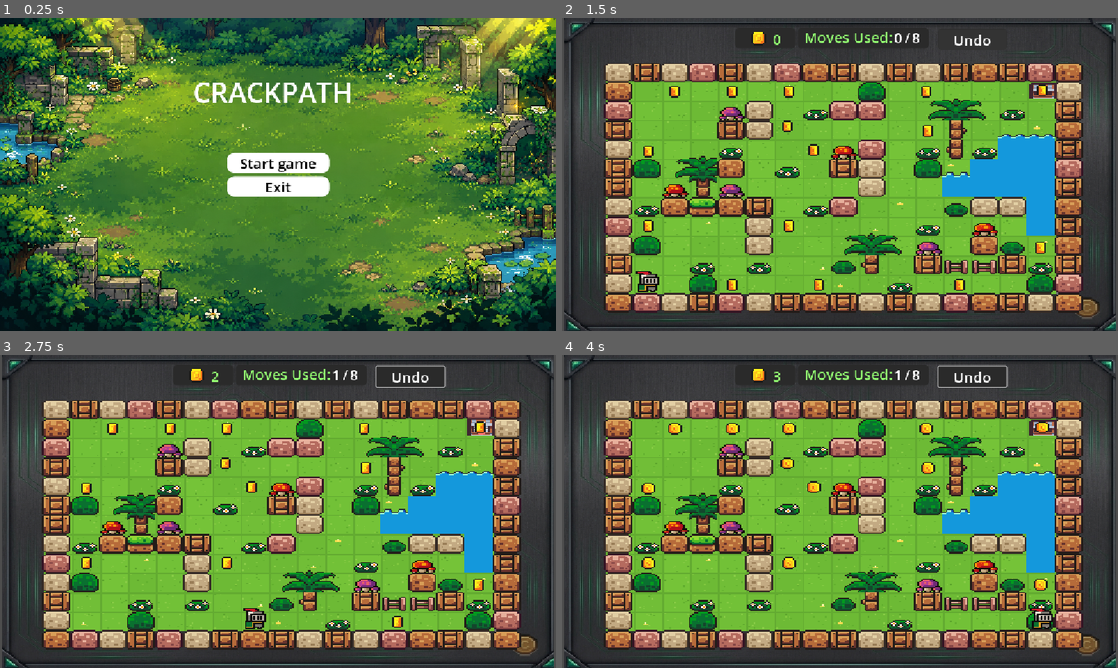
Above: before the commit, frames 1-4 (two rows, left to right).
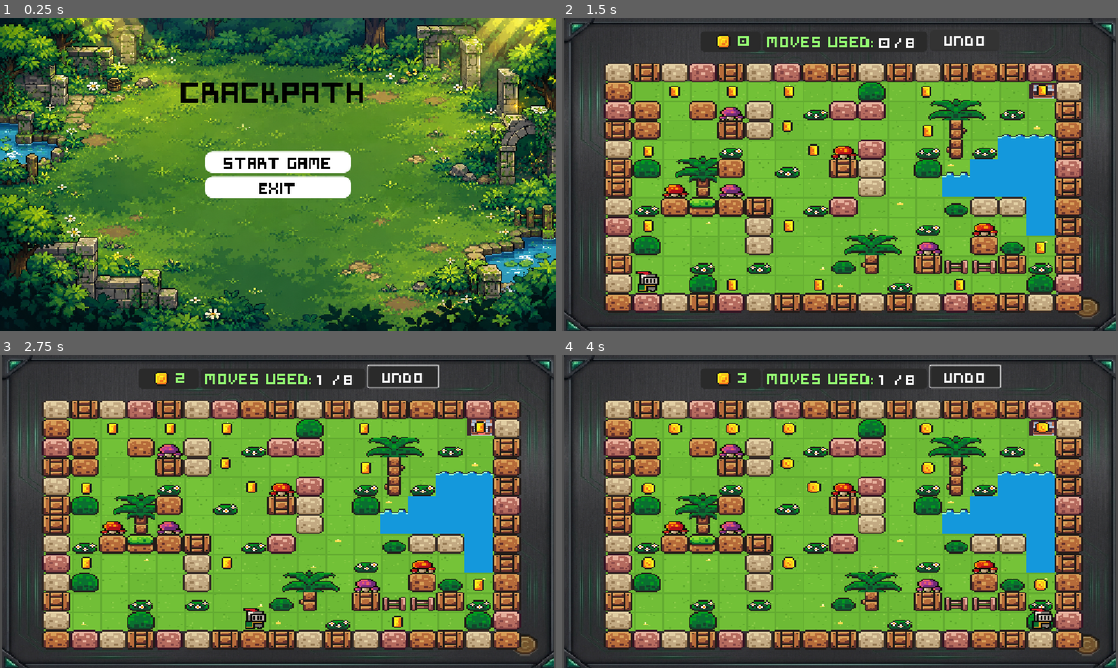
Above: after the commit, the same moments.

Repository: Anubhav2923/crackpath-godot
Game: Godot game, scene res://scenes/main_menu.tscn
Same seed, same stepped clock (60 frames per second), same inputs: the game is played once before the commit and once after it.
Inputs (mouse positions are in pixels of both pictures, inside the frame that each line leads up to):
- Up to frame 1 (0.25 s): no input
- Up to frame 2 (1.5 s): click "Start game" at 0.5 s; click "Undo" at 1.25 s
- Up to frame 3 (2.75 s): tap Enter at 2 s; move the mouse to (400, 495) at 2.02 s; hold Right from 2.03 s (still down); click (400, 495) at 2.17 s
- Up to frame 4 (4 s): release Right at 2.75 s; drag from (728, 527) to (1045, 426) at 2.77 s; move the mouse to (895, 442) at 3.52 s; hold Right from 3.53 s (still down)

The runs differ from the first frame. In frame 1, 3.3% of the frame differs, in the area x 32-66%, y 20-58%; in frame 2, 1.8%; in frame 3, 2.1%; in frame 4, 2.1%.

Commit message:
Feat: implemented sound fixed ui Home and replay button

Diff:
--- /dev/null
+++ b/default_bus_layout.tres
@@ -0,0 +1,15 @@
+[gd_resource type="AudioBusLayout" format=3 uid="uid://choxcy21dk1rw"]
+
+[resource]
+bus/1/name = &"Music"
+bus/1/solo = false
+bus/1/mute = false
+bus/1/bypass_fx = false
+bus/1/volume_db = 0.46499825
+bus/1/send = &"Master"
+bus/2/name = &"SFX"
+bus/2/solo = false
+bus/2/mute = false
+bus/2/bypass_fx = false
+bus/2/volume_db = 0.0
+bus/2/send = &"Master"
--- a/project.godot
+++ b/project.godot
@@ -14,6 +14,14 @@
 run/main_scene="uid://puiiundh2pea"
 config/features=PackedStringArray("4.7", "Mobile")
 config/icon="res://icon.svg"
+
+[audio]
+
+buses/default_bus_layout="uid://choxcy21dk1rw"
+
+[autoload]
+
+Music="*uid://d2nhytxuvqxpd"
 
 [display]
 
--- a/scenes/Level_UI_scene/coin_move_undo_ui.tscn
+++ b/scenes/Level_UI_scene/coin_move_undo_ui.tscn
@@ -2,6 +2,7 @@
 
 [ext_resource type="Script" uid="uid://db0afgrh1pp5l" path="res://scripts/coin_move_undo_ui.gd" id="1_84qwg"]
 [ext_resource type="Texture2D" uid="uid://b31xgeqicf0lb" path="res://assets/sprites/coin.png" id="1_fb7q1"]
+[ext_resource type="FontFile" uid="uid://diwfruuph0jlv" path="res://assets/Symtext.ttf" id="2_33lsd"]
 
 [sub_resource type="StyleBoxFlat" id="StyleBoxFlat_ph3tt"]
 bg_color = Color(0.16470589, 0.16470589, 0.16470589, 1)
@@ -37,47 +38,51 @@
 layout_mode = 0
 offset_left = -51.0
 offset_top = -10.0
-offset_right = 221.0
+offset_right = 290.0
 offset_bottom = 32.0
 theme_override_styles/panel = SubResource("StyleBoxFlat_ph3tt")
 
 [node name="Label" type="Label" parent="moves_used" unique_id=316658693]
 layout_mode = 0
-offset_left = -45.0
+offset_left = -55.0
 offset_top = -13.0
-offset_right = 154.0
-offset_bottom = 29.0
+offset_right = 205.0
+offset_bottom = 32.0
 theme_override_colors/font_color = Color(0.57892233, 0.9999998, 0.4480338, 1)
+theme_override_fonts/font = ExtResource("2_33lsd")
 theme_override_font_sizes/font_size = 30
 text = " Moves Used: "
 vertical_alignment = 1
 
 [node name="current_move" type="Label" parent="moves_used" unique_id=837770059]
 layout_mode = 0
-offset_left = 149.0
+offset_left = 190.0
 offset_top = -12.0
-offset_right = 166.0
-offset_bottom = 30.0
+offset_right = 216.0
+offset_bottom = 33.0
+theme_override_fonts/font = ExtResource("2_33lsd")
 theme_override_font_sizes/font_size = 30
 text = "0"
 vertical_alignment = 1
 
 [node name="total_moves" type="Label" parent="moves_used" unique_id=76039867]
 layout_mode = 0
-offset_left = 186.0
+offset_left = 246.0
 offset_top = -12.0
-offset_right = 220.0
-offset_bottom = 30.0
+offset_right = 280.0
+offset_bottom = 33.0
+theme_override_fonts/font = ExtResource("2_33lsd")
 theme_override_font_sizes/font_size = 30
 text = "8"
 vertical_alignment = 1
 
 [node name="slash" type="Label" parent="moves_used" unique_id=683643198]
 layout_mode = 0
-offset_left = 171.0
+offset_left = 222.0
 offset_top = -12.0
-offset_right = 183.0
-offset_bottom = 30.0
+offset_right = 240.0
+offset_bottom = 33.0
+theme_override_fonts/font = ExtResource("2_33lsd")
 theme_override_font_sizes/font_size = 30
 text = "/"
 vertical_alignment = 1
@@ -107,10 +112,10 @@
 [node name="Label" type="Label" parent="Coin_UI" unique_id=399744260]
 layout_mode = 0
 offset_left = 43.0
-offset_top = 6.0
-offset_right = 49.0
-offset_bottom = 18.0
+offset_right = 69.0
+offset_bottom = 45.0
 theme_override_colors/font_color = Color(0.57892233, 0.9999998, 0.4480338, 1)
+theme_override_fonts/font = ExtResource("2_33lsd")
 theme_override_font_sizes/font_size = 30
 text = "0"
 vertical_alignment = 1
--- a/scenes/coin.tscn
+++ b/scenes/coin.tscn
@@ -2,6 +2,7 @@
 
 [ext_resource type="Script" uid="uid://bxu6dr3cxwc8e" path="res://scripts/coin.gd" id="1_i64fm"]
 [ext_resource type="Texture2D" uid="uid://b31xgeqicf0lb" path="res://assets/sprites/coin.png" id="1_rwqht"]
+[ext_resource type="AudioStream" uid="uid://b8tvfwlr00kuv" path="res://assets/coin.wav" id="3_11l1o"]
 
 [sub_resource type="AtlasTexture" id="AtlasTexture_i64fm"]
 atlas = ExtResource("1_rwqht")
@@ -98,6 +99,104 @@
 [sub_resource type="CircleShape2D" id="CircleShape2D_ph3tt"]
 radius = 4.0
 
+[sub_resource type="Animation" id="Animation_11l1o"]
+length = 0.001
+tracks/0/type = "value"
+tracks/0/imported = false
+tracks/0/enabled = true
+tracks/0/path = NodePath("AnimatedSprite2D:visible")
+tracks/0/interp = 1
+tracks/0/loop_wrap = true
+tracks/0/keys = {
+"times": PackedFloat32Array(0),
+"transitions": PackedFloat32Array(1),
+"update": 1,
+"values": [true]
+}
+tracks/1/type = "value"
+tracks/1/imported = false
+tracks/1/enabled = true
+tracks/1/path = NodePath("CollisionShape2D:disabled")
+tracks/1/interp = 1
+tracks/1/loop_wrap = true
+tracks/1/keys = {
+"times": PackedFloat32Array(0),
+"transitions": PackedFloat32Array(1),
+"update": 1,
+"values": [false]
+}
+tracks/2/type = "value"
+tracks/2/imported = false
+tracks/2/enabled = true
+tracks/2/path = NodePath("PickupSound:playing")
+tracks/2/interp = 1
+tracks/2/loop_wrap = true
+tracks/2/keys = {
+"times": PackedFloat32Array(0),
+"transitions": PackedFloat32Array(1),
+"update": 1,
+"values": [false]
+}
+
+[sub_resource type="Animation" id="Animation_d14el"]
+resource_name = "pickup_animation"
+tracks/0/type = "value"
+tracks/0/imported = false
+tracks/0/enabled = true
+tracks/0/path = NodePath("AnimatedSprite2D:visible")
+tracks/0/interp = 1
+tracks/0/loop_wrap = true
+tracks/0/keys = {
+"times": PackedFloat32Array(0),
+"transitions": PackedFloat32Array(1),
+"update": 1,
+"values": [false]
+}
+tracks/1/type = "value"
+tracks/1/imported = false
+tracks/1/enabled = true
+tracks/1/path = NodePath("CollisionShape2D:disabled")
+tracks/1/interp = 1
+tracks/1/loop_wrap = true
+tracks/1/keys = {
+"times": PackedFloat32Array(0),
+"transitions": PackedFloat32Array(1),
+"update": 1,
+"values": [true]
+}
+tracks/2/type = "value"
+tracks/2/imported = false
+tracks/2/enabled = true
+tracks/2/path = NodePath("PickupSound:playing")
+tracks/2/interp = 1
+tracks/2/loop_wrap = true
+tracks/2/keys = {
+"times": PackedFloat32Array(0),
+"transitions": PackedFloat32Array(1),
+"update": 1,
+"values": [true]
+}
+tracks/3/type = "method"
+tracks/3/imported = false
+tracks/3/enabled = true
+tracks/3/path = NodePath(".")
+tracks/3/interp = 1
+tracks/3/loop_wrap = true
+tracks/3/keys = {
+"times": PackedFloat32Array(1),
+"transitions": PackedFloat32Array(1),
+"values": [{
+"args": [],
+"method": &"queue_redraw"
+}]
+}
+
+[sub_resource type="AnimationLibrary" id="AnimationLibrary_1ikuy"]
+_data = {
+&"RESET": SubResource("Animation_11l1o"),
+&"pickup_animation": SubResource("Animation_d14el")
+}
+
 [node name="Coin" type="Area2D" unique_id=1088366165]
 collision_mask = 2
 script = ExtResource("1_i64fm")
@@ -110,4 +209,12 @@
 [node name="CollisionShape2D" type="CollisionShape2D" parent="." unique_id=1031425074]
 shape = SubResource("CircleShape2D_ph3tt")
 
+[node name="PickupSound" type="AudioStreamPlayer2D" parent="." unique_id=1134835921]
+stream = ExtResource("3_11l1o")
+bus = &"SFX"
+
+[node name="AnimationPlayer" type="AnimationPlayer" parent="." unique_id=942633490]
+libraries/ = SubResource("AnimationLibrary_1ikuy")
+
 [connection signal="body_entered" from="." to="." method="_on_body_entered"]
+[connection signal="animation_finished" from="AnimationPlayer" to="." method="_on_animation_player_animation_finished"]
--- a/scenes/level_1.tscn
+++ b/scenes/level_1.tscn
@@ -190,7 +190,7 @@
 
 [node name="TileMapLayer" type="TileMapLayer" parent="." unique_id=997372797]
 position = Vector2(25, 54.000008)
-tile_map_data = PackedByteArray("AAADAAkAAAABAAYAAAALAAEAAAA …(2128 unchanged characters)… CAAEAAAAKAP//AAAHAAMAAAALAP//AAACAAEAAAA=")
+tile_map_data = PackedByteArray("AAADAAkAAAABAAYAAAALAAEAAAA …(2128 unchanged characters)… CAAEAAAAKAP//AAAHAAMAAAALAP//AAACAAEAAAABAAEAAAAAAAEAAAADAAEAAAAAAAEAAAABAAIAAAAAAAEAAAA=")
 tile_set = SubResource("TileSet_gkh53")
 
 [node name="GrassTile" type="Sprite2D" parent="TileMapLayer" unique_id=195326231]
@@ -262,10 +262,10 @@
 
 [node name="HBoxContainer" type="HBoxContainer" parent="CanvasLayer/Control" unique_id=1326907828]
 layout_mode = 1
-offset_left = 538.0
-offset_top = 310.0
-offset_right = 778.0
-offset_bottom = 334.0
+offset_left = 466.0
+offset_top = 317.0
+offset_right = 706.0
+offset_bottom = 341.0
 theme_override_constants/separation = 8
 
 [node name="coin_ui2" parent="CanvasLayer/Control/HBoxContainer" unique_id=131787990 instance=ExtResource("8_e3sih")]
@@ -273,10 +273,10 @@
 
 [node name="Undo_UI" parent="CanvasLayer/Control" unique_id=1633223132 instance=ExtResource("8_2y5yt")]
 layout_mode = 1
-offset_left = -373.0
-offset_top = 22.0
-offset_right = -230.0
-offset_bottom = 70.0
+offset_left = -389.0
+offset_top = 26.0
+offset_right = -246.0
+offset_bottom = 74.0
 
 [node name="GameBgTexture" type="Sprite2D" parent="." unique_id=1501144447]
 z_index = -2
--- a/scenes/level_2.tscn
+++ b/scenes/level_2.tscn
@@ -287,9 +287,9 @@
 
 [node name="HBoxContainer" type="HBoxContainer" parent="CanvasLayer/Control" unique_id=1445821895]
 layout_mode = 1
-offset_left = 532.0
+offset_left = 461.0
 offset_top = 263.0
-offset_right = 772.0
+offset_right = 701.0
 offset_bottom = 287.0
 theme_override_constants/separation = 8
 
@@ -298,10 +298,10 @@
 
 [node name="Undo_UI" parent="CanvasLayer/Control" unique_id=1633223132 instance=ExtResource("8_que50")]
 layout_mode = 1
-offset_left = -379.0
-offset_top = -24.999992
-offset_right = -236.0
-offset_bottom = 23.000008
+offset_left = -396.0
+offset_top = -27.999992
+offset_right = -253.0
+offset_bottom = 20.000008
 
 [node name="Sprite2D" type="Sprite2D" parent="." unique_id=726364862]
 z_index = -2
--- a/scenes/main_menu.tscn
+++ b/scenes/main_menu.tscn
@@ -2,6 +2,7 @@
 
 [ext_resource type="Script" uid="uid://cqpmbmg3et6fy" path="res://scripts/main_menu.gd" id="1_ekxnf"]
 [ext_resource type="Texture2D" uid="uid://cc35j0q7njuym" path="res://assets/textures/bg_mainMenu.png" id="1_l6cm7"]
+[ext_resource type="FontFile" uid="uid://diwfruuph0jlv" path="res://assets/Symtext.ttf" id="3_bqqt6"]
 
 [sub_resource type="StyleBoxTexture" id="StyleBoxTexture_ph3tt"]
 texture = ExtResource("1_l6cm7")
@@ -61,16 +62,18 @@
 layout_mode = 2
 size_flags_vertical = 3
 theme_override_colors/font_color = Color(0, 0, 0, 1)
+theme_override_fonts/font = ExtResource("3_bqqt6")
 theme_override_font_sizes/font_size = 30
 theme_override_styles/normal = SubResource("StyleBoxFlat_ph3tt")
 theme_override_styles/pressed = SubResource("StyleBoxFlat_ph3tt")
 theme_override_styles/hover = SubResource("StyleBoxFlat_l6cm7")
-text = "Start game"
+text = "   Start game   "
 
 [node name="Button2" type="Button" parent="VBoxContainer" unique_id=2076021722]
 layout_mode = 2
 size_flags_vertical = 3
 theme_override_colors/font_color = Color(0, 0, 0, 1)
+theme_override_fonts/font = ExtResource("3_bqqt6")
 theme_override_font_sizes/font_size = 30
 theme_override_styles/normal = SubResource("StyleBoxFlat_ph3tt")
 theme_override_styles/pressed = SubResource("StyleBoxFlat_ph3tt")
@@ -85,12 +88,14 @@
 anchor_top = 0.5
 anchor_right = 0.5
 anchor_bottom = 0.5
-offset_left = -247.0
-offset_top = -209.0
-offset_right = 226.0
-offset_bottom = -50.0
+offset_left = -244.0
+offset_top = -215.0
+offset_right = 229.0
+offset_bottom = -44.0
 grow_horizontal = 2
 grow_vertical = 2
+theme_override_colors/font_color = Color(0, 0, 0, 1)
+theme_override_fonts/font = ExtResource("3_bqqt6")
 theme_override_font_sizes/font_size = 57
 text = "CRACKPATH
 "
--- /dev/null
+++ b/scenes/music.tscn
@@ -0,0 +1,8 @@
+[gd_scene format=3 uid="uid://d2nhytxuvqxpd"]
+
+[ext_resource type="AudioStream" uid="uid://b58wvs5ppefvh" path="res://assets/music/time_for_adventure.mp3" id="1_05ggv"]
+
+[node name="Music" type="AudioStreamPlayer2D" unique_id=2073007395]
+stream = ExtResource("1_05ggv")
+autoplay = true
+bus = &"Music"
--- a/scenes/undo_ui.tscn
+++ b/scenes/undo_ui.tscn
@@ -1,6 +1,7 @@
 [gd_scene format=3 uid="uid://bfls6h7k6mbgr"]
 
 [ext_resource type="Script" uid="uid://cn6m13ivnalry" path="res://scripts/undo_ui.gd" id="1_dppm5"]
+[ext_resource type="FontFile" uid="uid://diwfruuph0jlv" path="res://assets/Symtext.ttf" id="2_dppm5"]
 
 [sub_resource type="StyleBoxFlat" id="StyleBoxFlat_ph3tt"]
 bg_color = Color(0.16470589, 0.16470589, 0.16470589, 1)
@@ -10,6 +11,8 @@
 corner_radius_bottom_left = 8
 
 [sub_resource type="StyleBoxEmpty" id="StyleBoxEmpty_c8q66"]
+
+[sub_resource type="StyleBoxEmpty" id="StyleBoxEmpty_6cvei"]
 
 [node name="Undo_UI" type="Control" unique_id=1633223132]
 layout_mode = 3
@@ -25,7 +28,8 @@
 anchor_left = 1.0
 anchor_right = 1.0
 offset_left = -143.0
-offset_bottom = 44.0
+offset_top = -1.0
+offset_bottom = 43.0
 grow_horizontal = 0
 theme_override_styles/panel = SubResource("StyleBoxFlat_ph3tt")
 
@@ -34,13 +38,15 @@
 anchors_preset = 1
 anchor_left = 1.0
 anchor_right = 1.0
-offset_left = -142.0
-offset_top = 2.0
-offset_right = -1.0
-offset_bottom = 44.0
+offset_left = -143.0
+offset_top = -4.0
+offset_right = 2.0
+offset_bottom = 41.0
 grow_horizontal = 0
+theme_override_fonts/font = ExtResource("2_dppm5")
 theme_override_font_sizes/font_size = 30
 theme_override_styles/normal = SubResource("StyleBoxEmpty_c8q66")
+theme_override_styles/pressed = SubResource("StyleBoxEmpty_6cvei")
 text = "Undo"
 
 [connection signal="pressed" from="Button" to="." method="_on_undo_pressed"]
--- a/scenes/win_screen.tscn
+++ b/scenes/win_screen.tscn
@@ -1,21 +1,29 @@
 [gd_scene format=3 uid="uid://cus6vlt1hdpvf"]
 
-[ext_resource type="Script" uid="uid://cv80qfx7sjcnm" path="res://scripts/send_to_next_level.gd" id="1_erk2x"]
+[ext_resource type="FontFile" uid="uid://diwfruuph0jlv" path="res://assets/Symtext.ttf" id="1_2l6cc"]
+[ext_resource type="Script" uid="uid://b1b8bveun5q8x" path="res://scripts/win_screen.gd" id="1_win"]
 [ext_resource type="Texture2D" uid="uid://btppw2n46lsjk" path="res://assets/textures/winner.png" id="1_wv5lq"]
 
 [sub_resource type="StyleBoxFlat" id="StyleBoxFlat_mc1ug"]
 bg_color = Color(0.021434633, 0.021434639, 0.021434614, 1)
 
 [sub_resource type="StyleBoxFlat" id="StyleBoxFlat_c8q66"]
-bg_color = Color(0.21751276, 0.758504, 0.8213124, 1)
+bg_color = Color(0.2985773, 0.75516886, 0.7731432, 1)
+
+[sub_resource type="StyleBoxFlat" id="StyleBoxFlat_58rgy"]
+bg_color = Color(1, 1, 1, 1)
+
+[sub_resource type="StyleBoxEmpty" id="StyleBoxEmpty_sshqy"]
 
 [node name="winScreen" type="Control" unique_id=384882016]
+process_mode = 3
 layout_mode = 3
 anchors_preset = 15
 anchor_right = 1.0
 anchor_bottom = 1.0
 grow_horizontal = 2
 grow_vertical = 2
+script = ExtResource("1_win")
 
 [node name="Panel" type="Panel" parent="." unique_id=1648025860]
 layout_mode = 1
@@ -27,7 +35,7 @@
 offset_left = -147.5
 offset_top = -116.5
 offset_right = 147.5
-offset_bottom = 116.5
+offset_bottom = 148.0
 grow_horizontal = 2
 grow_vertical = 2
 theme_override_styles/panel = SubResource("StyleBoxFlat_mc1ug")
@@ -39,12 +47,13 @@
 anchor_top = 0.5
 anchor_right = 0.5
 anchor_bottom = 0.5
-offset_left = -130.0
-offset_top = -68.0
-offset_right = 137.0
-offset_bottom = -31.5
+offset_left = -129.0
+offset_top = -106.0
+offset_right = 138.0
+offset_bottom = -69.5
 grow_horizontal = 2
 grow_vertical = 2
+theme_override_fonts/font = ExtResource("1_2l6cc")
 text = "Congratualions!"
 horizontal_alignment = 1
 vertical_alignment = 1
@@ -56,12 +65,13 @@
 anchor_top = 0.5
 anchor_right = 0.5
 anchor_bottom = 0.5
-offset_left = -36.0
-offset_top = -39.0
-offset_right = 42.0
-offset_bottom = -2.5
+offset_left = -35.0
+offset_top = -77.0
+offset_right = 43.0
+offset_bottom = -40.5
 grow_horizontal = 2
 grow_vertical = 2
+theme_override_fonts/font = ExtResource("1_2l6cc")
 text = "You Win"
 horizontal_alignment = 1
 vertical_alignment = 1
@@ -73,18 +83,60 @@
 anchor_top = 0.5
 anchor_right = 0.5
 anchor_bottom = 0.5
-offset_left = -47.0
-offset_top = 59.0
-offset_right = 45.0
-offset_bottom = 90.0
+offset_left = -68.0
+offset_top = 58.0
+offset_right = 75.0
+offset_bottom = 89.0
 grow_horizontal = 2
 grow_vertical = 2
 theme_override_colors/font_color = Color(0, 0, 0, 1)
+theme_override_fonts/font = ExtResource("1_2l6cc")
 theme_override_styles/normal = SubResource("StyleBoxFlat_c8q66")
-text = "Next Level"
-script = ExtResource("1_erk2x")
+text = "  Next Level  "
+
+[node name="Replay_button" type="Button" parent="." unique_id=221733826]
+layout_mode = 1
+anchors_preset = 8
+anchor_left = 0.5
+anchor_top = 0.5
+anchor_right = 0.5
+anchor_bottom = 0.5
+offset_left = -49.0
+offset_top = 21.0
+offset_right = 51.0
+offset_bottom = 52.0
+grow_horizontal = 2
+grow_vertical = 2
+theme_override_colors/font_color = Color(0, 0, 0, 1)
+theme_override_fonts/font = ExtResource("1_2l6cc")
+theme_override_styles/normal = SubResource("StyleBoxFlat_58rgy")
+theme_override_styles/pressed = SubResource("StyleBoxEmpty_sshqy")
+text = "Replay"
+
+[node name="mainMenu" type="Button" parent="." unique_id=1560124561]
+layout_mode = 1
+anchors_preset = 8
+anchor_left = 0.5
+anchor_top = 0.5
+anchor_right = 0.5
+anchor_bottom = 0.5
+offset_left = -45.0
+offset_top = 96.0
+offset_right = 55.0
+offset_bottom = 127.0
+grow_horizontal = 2
+grow_vertical = 2
+theme_override_colors/font_color = Color(0, 0, 0, 1)
+theme_override_fonts/font = ExtResource("1_2l6cc")
+theme_override_styles/normal = SubResource("StyleBoxFlat_58rgy")
+theme_override_styles/pressed = SubResource("StyleBoxEmpty_sshqy")
+text = "Home"
 
 [node name="WinnerPng" type="Sprite2D" parent="." unique_id=1673721294]
-position = Vector2(576, 346)
+position = Vector2(577, 308)
 scale = Vector2(0.103515625, 0.07421875)
 texture = ExtResource("1_wv5lq")
+
+[connection signal="pressed" from="nextLevel" to="." method="_on_next_level_pressed"]
+[connection signal="pressed" from="Replay_button" to="." method="_on_replay_button_pressed"]
+[connection signal="pressed" from="mainMenu" to="." method="_on_main_menu_pressed"]
--- a/scripts/change_level.gd
+++ b/scripts/change_level.gd
@@ -56,6 +56,7 @@
 	# Add to a CanvasLayer so the overlay renders in screen space,
 	# not world space. Without this, Camera2D zoom makes it invisible.
 	var canvas := CanvasLayer.new()
+	canvas.process_mode = Node.PROCESS_MODE_ALWAYS
 	canvas.layer = 10  # Render on top of everything else.
 	get_tree().current_scene.add_child(canvas)
 
--- a/scripts/coin.gd
+++ b/scripts/coin.gd
@@ -2,12 +2,23 @@
 extends Area2D
 
 @export var value: int = 1
+
+@onready var animation_player: AnimationPlayer = $AnimationPlayer
+@onready var pickup_sound: Node = get_node_or_null("PickupSound")
 
 var _collected: bool = false
 
 
 func _ready() -> void:
 	add_to_group("coins")
+
+	# Connect collision detection only once.
+	if not body_entered.is_connected(_on_body_entered):
+		body_entered.connect(_on_body_entered)
+
+	# Connect animation finished callback.
+	if not animation_player.animation_finished.is_connected(_on_animation_player_animation_finished):
+		animation_player.animation_finished.connect(_on_animation_player_animation_finished)
 
 
 func _on_body_entered(body: Node2D) -> void:
@@ -19,13 +30,37 @@
 
 	_collected = true
 	set_deferred("monitoring", false)
-	visible = false
 
+	# Play the pickup animation.
+	if animation_player.has_animation(&"pickup_animation"):
+		animation_player.play(&"pickup_animation")
+	elif animation_player.has_animation(&"pickup_annimation"):
+		animation_player.play(&"pickup_annimation")
+	else:
+		visible = false
+
+	# Update the player's coin counter and record this coin for Undo.
 	if body.has_method("collect_coin"):
 		body.call("collect_coin", value, self)
 
 
+func _on_animation_player_animation_finished(animation_name: StringName) -> void:
+	if _collected:
+		visible = false
+
+
+func _on_animation_finished(animation_name: StringName) -> void:
+	if _collected:
+		visible = false
+
+
 func restore_coin() -> void:
 	_collected = false
+	animation_player.stop()
+
+	if animation_player.has_animation(&"RESET"):
+		animation_player.play(&"RESET")
+
 	visible = true
+	$AnimatedSprite2D.visible = true
 	set_deferred("monitoring", true)
--- a/scripts/level_controller.gd
+++ b/scripts/level_controller.gd
@@ -93,7 +93,9 @@
 		return
 
 	if next_level_path.is_empty():
-		push_error("Set the Next Level Path in the Level Controller Inspector.")
+		push_warning("Next level path is not set; returning to main menu.")
+		get_tree().paused = false
+		get_tree().change_scene_to_file("res://scenes/main_menu.tscn")
 		return
 
 	# Unpause the game before loading the next scene.
--- a/scripts/win_screen.gd
+++ b/scripts/win_screen.gd
@@ -2,5 +2,49 @@
 
 
 func _ready() -> void:
+	# Ensure the win screen and its buttons process input even when the scene tree is paused.
+	process_mode = Node.PROCESS_MODE_ALWAYS
 	# Pause gameplay while the win screen is visible.
 	get_tree().paused = true
+
+	# Connect button signals if not already connected via the scene.
+	var replay_button := get_node_or_null("Replay_button") as Button
+	if replay_button and not replay_button.pressed.is_connected(_on_replay_button_pressed):
+		replay_button.pressed.connect(_on_replay_button_pressed)
+
+	var next_level_button := get_node_or_null("nextLevel") as Button
+	if next_level_button and not next_level_button.pressed.is_connected(_on_next_level_pressed):
+		next_level_button.pressed.connect(_on_next_level_pressed)
+
+	var home_button := get_node_or_null("mainMenu") as Button
+	if home_button and not home_button.pressed.is_connected(_on_main_menu_pressed):
+		home_button.pressed.connect(_on_main_menu_pressed)
+
+
+func _on_replay_button_pressed() -> void:
+	# Unpause before reloading so the game runs normally upon restart.
+	get_tree().paused = false
+	var error := get_tree().reload_current_scene()
+	if error != OK:
+		push_error("Replay: Failed to reload current scene. Error code: " + str(error))
+
+
+func _on_next_level_pressed() -> void:
+	var controller := get_tree().get_first_node_in_group("levels")
+
+	if controller == null:
+		push_error("Next Level: No active level controller was found.")
+		return
+
+	if controller.has_method("load_next_level"):
+		controller.call("load_next_level")
+	else:
+		push_error("Next Level: load_next_level() is missing.")
+
+
+func _on_main_menu_pressed() -> void:
+	# Unpause before navigating back to the main menu.
+	get_tree().paused = false
+	var error := get_tree().change_scene_to_file("res://scenes/main_menu.tscn")
+	if error != OK:
+		push_error("Home: Failed to load main menu. Error code: " + str(error))
Binary file added: assets/Symtext.ttf
Not shown, added: assets/Symtext.ttf.import
Not shown, added: assets/coin.wav.import
Not shown, added: assets/music/time_for_adventure.mp3.import
Not shown, added: assets/coin.wav
Not shown, added: assets/music/time_for_adventure.mp3
